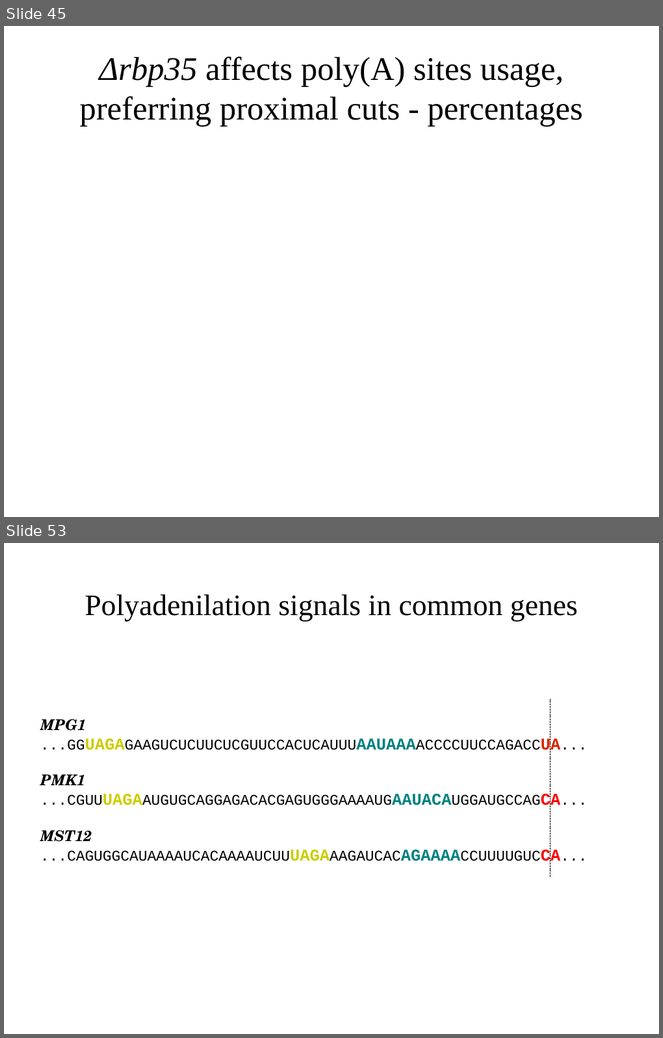
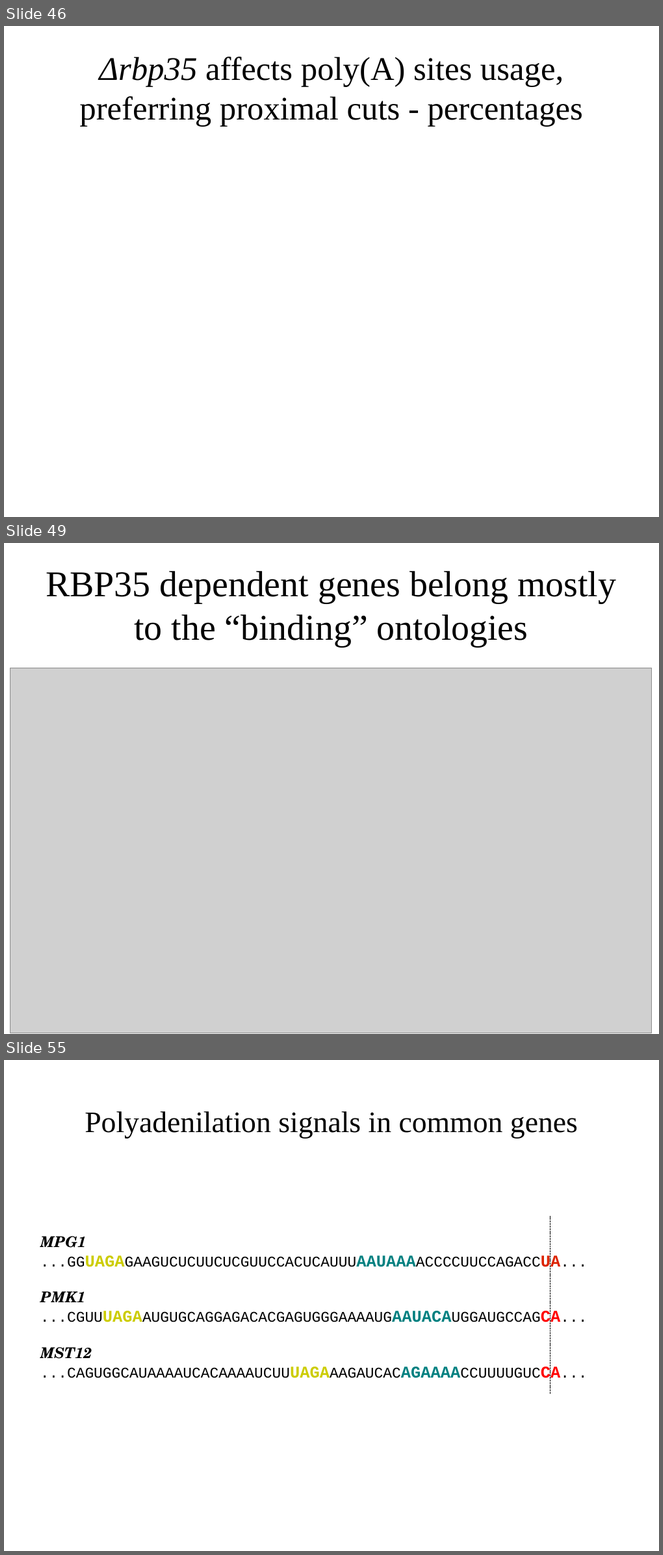
Before and after one commit to wilkinsonlab/m-oryzae-polya, a slide deck: doc/version_21/oryzae_presentation.odp. Shown one above the other, each under a label of ours: slides 45 and 53 before the commit, slides 46, 49 and 55 after it; the slides between them are not shown. The pictures are 663x1038 and 663x1555 pixels, drawn with LibreOffice and Linux fonts; fonts in the diff are those of the drawing; grey boxes stand for pictures. Boxes give left, top, right and bottom in pixels: in the first picture for what was removed or moved away, otherwise in the second. Text is boxed around its words. In the diff, an @@ line names an element or a change of style, - is before the commit and + after.

```diff
--- a/doc/version_21/oryzae_presentation.odp
+++ b/doc/version_21/oryzae_presentation.odp
@@ slide 49 added at <box>4,543,659,1034</box>, background #FFFFFF @@
@@ title added at <box>46,571,616,646</box>, 44 pt, text #000000 @@
+RBP35 dependent genes belong mostly to the “binding” ontologies
@@ picture added at <box>10,668,652,1034</box> @@
@@ what was slide 45 is now slide 46 @@
@@ what was slide 53 is now slide 55 @@
```
Also in this commit, not shown: 14 slides changed, 1 other slide added, 5 other files.
